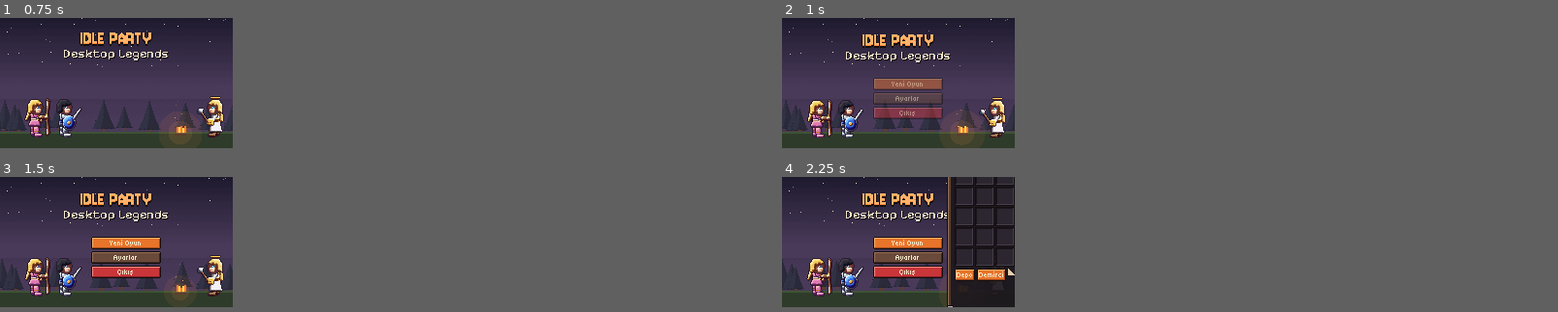
Above: before the commit, frames 1-4 (two rows, left to right).
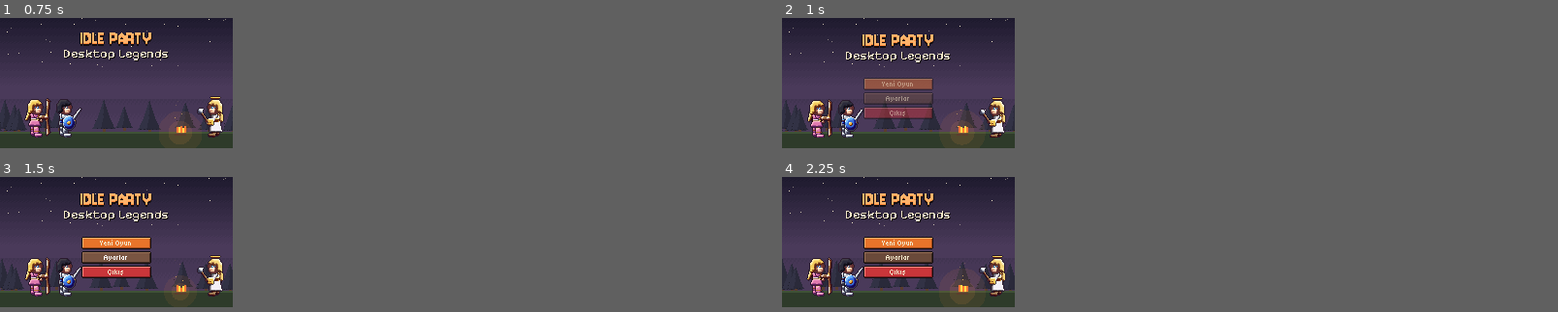
Above: after the commit, the same moments.

Repository: talhamert03/-dlegamepc
Game: Godot game, scene res://scenes/main/Main.tscn
The game is run twice, just before and just after one commit, with the same random seed, the same clock (stepped at 60 frames per second) and the same inputs.
Inputs (mouse positions are in pixels of both pictures, inside the frame that each line leads up to):
- Up to frame 1 (0.75 s): tap Enter at 0.5 s; drag from (116, 82) to (139, 54) at 0.52 s
- Up to frame 2 (1 s): no input
- Up to frame 3 (1.5 s): drag from (69, 248) to (108, 268) at 1.27 s
- Up to frame 4 (2.25 s): move the mouse to (921, 213) at 2.02 s; hold D from 2.03 s (still down); tap I at 2.1 s; click (921, 213) at 2.17 s

Frame 1 is identical in both runs. In frame 2, 0.9% of the frame differs, in the area x 10-21%, y 44-75%; in frame 3, 1.0%; in frame 4, 7.3%, in the area x 10-30%, y 0-97%.

Commit message:
Rework window system: larger auto scale, centered strip, draggable panels, click fixes
- Auto UI scale picks the largest integer that fits (1920x1080/1200 -> 3x)
- Strip centered above the taskbar; hero group centered above it, other panels
  have home spots and slide to the nearest free spot instead of stacking
- Panels drag from any empty area, snap to neighbours, stay on screen and return
  home when reopened (optional 'remember panel spots' setting)
- Panels/tooltip are opaque windows: transparent secondary windows can render
  invisible and click-through on Windows/OpenGL
- Native popup tooltips disabled (they swallowed the next click); tooltip_text is
  routed to our own passthrough tooltip window
- Title screen buttons centered, settings opens centered over it, quit saves
- Strip can be dragged with left or right mouse; positions re-applied after map

Co-Authored-By: Claude Opus 5.5 <noreply@anthropic.com>
Claude-Session: https://claude.ai/code/session_016obWfCY2NeWxgJyDtRKAFA

Diff:
--- a/game/data/strings.json
+++ b/game/data/strings.json
@@ -616,8 +616,8 @@
   "en": "Cost: {g} gold"
  },
  "reset_layout": {
-  "tr": "Panel düzenini sıfırla",
-  "en": "Reset panel layout"
+  "tr": "Pencere düzenini sıfırla",
+  "en": "Reset window layout"
  },
  "roster": {
   "tr": "Kahramanlar",
@@ -1194,5 +1194,9 @@
  "costume": {
   "tr": "Kostüm",
   "en": "Costume"
+ },
+ "set_remember_panels": {
+  "tr": "Panel yerini hatırla",
+  "en": "Remember panel spots"
  }
 }
--- a/game/project.godot
+++ b/game/project.godot
@@ -50,7 +50,9 @@
 
 [gui]
 
-timers/tooltip_delay_sec=0.25
+; native tooltips are popup windows that swallow the next click when panels are separate OS
+; windows, so they are disabled and WindowManager draws tooltip_text in its own passthrough window.
+timers/tooltip_delay_sec=100000.0
 
 [input]
 
--- a/game/scripts/core/settings.gd
+++ b/game/scripts/core/settings.gd
@@ -25,6 +25,7 @@
 	"show_bg": true,
 	"colorblind": false,
 	"panel_pos": {},
+	"remember_panels": false, # false: a reopened panel returns to its default spot
 	"tutorial_done": false,
 	"start_with_os": false,
 }
--- a/game/scripts/core/window_manager.gd
+++ b/game/scripts/core/window_manager.gd
@@ -2,6 +2,8 @@
 ## Owns the main strip window placement and all floating native panel windows.
 
 const STRIP_SIZE := Vector2i(480, 84)
+const MAX_PANEL_H := 250
+const GAP := 2   # logical pixels between panels / strip
 const PANELS := {
 	"stats": {"script": "res://scripts/ui/panels/stats_panel.gd", "size": Vector2i(170, 250), "title": "panel_stats"},
 	"hero": {"script": "res://scripts/ui/panels/hero_panel.gd", "size": Vector2i(176, 250), "title": "panel_hero"},
@@ -31,6 +33,7 @@
 var tray: Node = null
 var _focus_poll := 0.0
 var _any_focused := true
+var title_mode := false   # true while the title screen is shown
 
 
 func _ready() -> void:
@@ -48,38 +51,51 @@
 	w.borderless = true
 	w.transparent = true
 	place_strip()
+	# window managers may re-centre a window when it is first mapped: place it again once shown
+	get_tree().create_timer(0.15).timeout.connect(func():
+		if not title_mode:
+			place_strip())
 	_setup_tray()
 	_ensure_tooltip()
 
 
+## Largest integer scale where the strip fits ~80% of the screen width and a full-height panel fits
+## above it (pixel art stays crisp). 1920x1080/1200 -> 3x, 2560x1440 -> 4x, 1366x768 -> 2x.
 func compute_scale() -> int:
 	var s := int(Settings.get_v("scale", 0))
 	if s > 0:
 		return s
-	var scr := DisplayServer.window_get_current_screen()
-	var h: int = DisplayServer.screen_get_size(scr).y
-	if h >= 2000:
-		return 3
-	if h >= 900:
-		return 2
-	return 1
+	var usable: Rect2i = DisplayServer.screen_get_usable_rect(DisplayServer.window_get_current_screen())
+	var best := 1
+	for k in range(1, 7):
+		var fits_w: bool = STRIP_SIZE.x * k <= int(usable.size.x * 0.8)
+		var fits_h: bool = (STRIP_SIZE.y + MAX_PANEL_H + 6) * k <= usable.size.y
+		if fits_w and fits_h:
+			best = k
+	return best
 
 
 func place_strip() -> void:
 	var w := get_window()
-	var scr := DisplayServer.window_get_current_screen()
-	var usable: Rect2i = DisplayServer.screen_get_usable_rect(scr)
+	var usable: Rect2i = DisplayServer.screen_get_usable_rect(DisplayServer.window_get_current_screen())
 	var mode: String = Settings.get_v("strip_pos", "taskbar")
 	var sx: int = int(Settings.get_v("strip_x", -1))
 	var sy: int = int(Settings.get_v("strip_y", -1))
 	if mode == "free" and sx >= 0 and sy >= 0:
-		w.position = Vector2i(sx, sy)
-		return
-	var x := usable.position.x + usable.size.x - w.size.x - 24
+		w.position = clamp_to_screen(Vector2i(sx, sy), w.size)
+		return
+	# centered just above the taskbar (or at the top), never covering it
+	var x := usable.position.x + (usable.size.x - w.size.x) / 2
 	var y := usable.position.y + usable.size.y - w.size.y
 	if mode == "top":
 		y = usable.position.y
 	w.position = Vector2i(x, y)
+
+
+func clamp_to_screen(pos: Vector2i, sz: Vector2i) -> Vector2i:
+	var usable: Rect2i = DisplayServer.screen_get_usable_rect(DisplayServer.window_get_current_screen())
+	return Vector2i(clampi(pos.x, usable.position.x, max(usable.position.x, usable.end.x - sz.x)),
+		clampi(pos.y, usable.position.y, max(usable.position.y, usable.end.y - sz.y)))
 
 
 func strip_rect() -> Rect2i:
@@ -131,6 +147,7 @@
 func open_panel(id: String, index := -1, count := 1) -> PanelWindow:
 	if is_open(id):
 		var p: PanelWindow = panels[id]
+		p.move_to_foreground()
 		p.grab_focus()
 		return p
 	if not PANELS.has(id):
@@ -146,6 +163,12 @@
 	get_tree().root.add_child(p)
 	panels[id] = p
 	p.show()
+	p.move_to_foreground()
+	p.grab_focus()
+	var want := p.position
+	get_tree().create_timer(0.1).timeout.connect(func():
+		if is_instance_valid(p) and p.position != want and not p._dragging:
+			p.position = want)
 	AudioManager.play("ui_open", 0.05, 0.6)
 	EventBus.tutorial_step.emit("open_" + id)
 	return p
@@ -168,80 +191,144 @@
 			panels[id].refresh()
 
 
-func _default_pos(id: String, size_l: Vector2i, index: int, count: int) -> Vector2i:
-	var saved: Dictionary = Settings.get_v("panel_pos", {})
-	if saved.has(id):
-		var v: Array = saved[id]
-		return Vector2i(int(v[0]), int(v[1]))
+## Default home of every panel, in logical pixels relative to the strip's top-left corner (panels sit
+## above the strip, bottom-aligned). Groups open side by side; reopening a panel brings it back here.
+const HOME := {
+	# hero group, centred over the strip
+	"stats": "group", "hero": "group", "portrait": "group",
+	# right side, above the control panel
+	"inventory": "right", "world": "right", "growth": "center", "party": "right", "tavern": "right",
+	"pets": "right", "quests": "right", "codex": "center", "settings": "right", "dps": "left",
+	"away": "center", "ending": "center",
+	# workshop panels open next to the bag
+	"stash": "left_of:inventory", "blacksmith": "left_of:inventory",
+}
+
+
+func _default_pos(id: String, size_l: Vector2i, _index: int, _count: int) -> Vector2i:
+	if bool(Settings.get_v("remember_panels", false)):
+		var saved: Dictionary = Settings.get_v("panel_pos", {})
+		if saved.has(id):
+			var v: Array = saved[id]
+			return clamp_to_screen(Vector2i(int(v[0]), int(v[1])), size_l * ui_scale)
+	var sc := ui_scale
 	var s := strip_rect()
-	var w := size_l * ui_scale
-	var y := s.position.y - w.y - 4
-	if Settings.get_v("strip_pos", "taskbar") == "top":
-		y = s.position.y + s.size.y + 4
-	var x: int
-	if index >= 0 and count > 1:
-		var total := 0
-		for gid in GROUPS.values():
-			if gid.has(id):
-				for pid in gid:
-					total += PANELS[pid]["size"].x * ui_scale + 4
-				break
-		x = s.position.x + s.size.x - total
-		var off := 0
-		for gid in GROUPS.values():
-			if gid.has(id):
-				for pid in gid:
-					if pid == id:
-						break
-					off += PANELS[pid]["size"].x * ui_scale + 4
-				break
-		x += off
-	else:
-		# stack to the left of already open panels
-		x = s.position.x + s.size.x - w.x
-		for pid in panels:
-			if is_instance_valid(panels[pid]):
-				var pr: Window = panels[pid]
-				x = min(x, pr.position.x - w.x - 4)
+	var w := size_l * sc
+	var above: bool = Settings.get_v("strip_pos", "taskbar") != "top"
+	var y := s.position.y - w.y - GAP * sc if above else s.end.y + GAP * sc
+	var x := s.position.x + s.size.x - w.x
+	var home: String = HOME.get(id, "right")
+	if title_mode:
+		# the title screen is in the middle of the screen: show panels centred over it
+		var usable: Rect2i = DisplayServer.screen_get_usable_rect(DisplayServer.window_get_current_screen())
+		return clamp_to_screen(usable.position + (usable.size - w) / 2, w)
+	match home:
+		"group":
+			var ids: Array = GROUPS["hero"]
+			var total := 0
+			for pid in ids:
+				total += PANELS[pid]["size"].x * sc + GAP * sc
+			total -= GAP * sc
+			x = s.position.x + (s.size.x - total) / 2
+			for pid in ids:
+				if pid == id:
+					break
+				x += PANELS[pid]["size"].x * sc + GAP * sc
+		"right":
+			x = s.end.x - w.x
+		"left":
+			x = s.position.x
+		"center":
+			x = s.position.x + (s.size.x - w.x) / 2
+		_:
+			if home.begins_with("left_of:"):
+				var other: String = home.substr(8)
+				var ow: int = PANELS[other]["size"].x * sc
+				x = s.end.x - ow - GAP * sc - w.x
+	if home == "group":
+		return clamp_to_screen(Vector2i(x, y), w)
+	return _free_spot(id, Vector2i(x, y), w)
+
+
+## Nearest spot in the same row that doesn't cover another open panel (the portrait may be covered as
+## a last resort). Falls back to the home spot; the new panel is raised to the front either way.
+func _free_spot(id: String, home_pos: Vector2i, w: Vector2i) -> Vector2i:
 	var usable: Rect2i = DisplayServer.screen_get_usable_rect(DisplayServer.window_get_current_screen())
-	x = clamp(x, usable.position.x, usable.end.x - w.x)
-	y = clamp(y, usable.position.y, usable.end.y - w.y)
-	return Vector2i(x, y)
+	var g := GAP * ui_scale
+	var others: Array = []
+	for pid in panels:
+		if pid != id and is_open(pid) and panels[pid].visible:
+			others.append([pid, Rect2i(panels[pid].position, panels[pid].size)])
+	var xs: Array = [home_pos.x]
+	for o in others:
+		var r: Rect2i = o[1]
+		xs.append(r.end.x + g)
+		xs.append(r.position.x - g - w.x)
+	xs.sort_custom(func(a, b): return absi(a - home_pos.x) < absi(b - home_pos.x))
+	for skip_portrait in [false, true]:
+		for x in xs:
+			if x < usable.position.x or x + w.x > usable.end.x:
+				continue
+			var cand := Rect2i(Vector2i(x, home_pos.y), w)
+			var hit := false
+			for o in others:
+				if skip_portrait and o[0] == "portrait":
+					continue
+				if cand.intersects(o[1]):
+					hit = true
+					break
+			if not hit:
+				return clamp_to_screen(cand.position, w)
+	return clamp_to_screen(home_pos, w)
 
 
 func panel_moved(p: PanelWindow) -> void:
 	var saved: Dictionary = Settings.get_v("panel_pos", {}).duplicate()
 	saved[p.panel_id] = [p.position.x, p.position.y]
-	Settings.set_v("panel_pos", saved)
-
-
+	Settings.set_v("panel_pos", saved, false)
+
+
+## Magnetic edges: snaps to neighbouring panels / the strip when they line up, and stays on screen.
 func snap_position(p: Window, pos: Vector2i) -> Vector2i:
-	var snap := 10
+	var snap := 6 * ui_scale
+	var g := GAP * ui_scale
 	var rects: Array = [strip_rect()]
 	for id in panels:
 		var o: Window = panels[id]
-		if is_instance_valid(o) and o != p:
+		if is_instance_valid(o) and o != p and o.visible:
 			rects.append(Rect2i(o.position, o.size))
-	var r := Rect2i(pos, p.size)
+	var sz: Vector2i = p.size
 	for o: Rect2i in rects:
-		if abs(r.position.x - o.end.x) < snap:
-			pos.x = o.end.x + 2
-		elif abs(r.end.x - o.position.x) < snap:
-			pos.x = o.position.x - r.size.x - 2
-		if abs(r.end.y - o.position.y) < snap:
-			pos.y = o.position.y - r.size.y - 2
-		elif abs(r.position.y - o.end.y) < snap:
-			pos.y = o.end.y + 2
-		if abs(r.position.y - o.position.y) < snap:
+		var r := Rect2i(pos, sz)
+		var v_overlap: bool = r.position.y < o.end.y + snap and r.end.y > o.position.y - snap
+		var h_overlap: bool = r.position.x < o.end.x + snap and r.end.x > o.position.x - snap
+		if v_overlap:
+			if absi(r.position.x - o.end.x) < snap:
+				pos.x = o.end.x + g
+			elif absi(r.end.x - o.position.x) < snap:
+				pos.x = o.position.x - sz.x - g
+		if h_overlap:
+			if absi(r.end.y - o.position.y) < snap:
+				pos.y = o.position.y - sz.y - g
+			elif absi(r.position.y - o.end.y) < snap:
+				pos.y = o.end.y + g
+			if absi(r.position.x - o.position.x) < snap:
+				pos.x = o.position.x
+			elif absi(r.end.x - o.end.x) < snap:
+				pos.x = o.end.x - sz.x
+		if v_overlap and absi(r.position.y - o.position.y) < snap:
 			pos.y = o.position.y
-	return pos
+	return clamp_to_screen(pos, sz)
 
 
 func reset_layout() -> void:
 	Settings.set_v("panel_pos", {})
-	var ids: Array = panels.keys()
-	for id in ids:
-		close_panel(id)
+	Settings.set_v("strip_pos", "taskbar")
+	place_strip()
+	for id in panels.keys():
+		if is_open(id):
+			var p: PanelWindow = panels[id]
+			p.position = _default_pos(id, p.logical_size, -1, 1)
 
 
 # ------------------------------------------------------------------ tooltip window
@@ -267,8 +354,47 @@
 		tooltip.hide_tip()
 
 
+# ------------------------------------------------------------------ tooltip router
+var _tip_ctrl: Control = null
+var _tip_t := 0.0
+var _tip_text := ""
+var _tip_shown := false
+
+
+## Finds the control under the mouse in any of our windows and shows its tooltip_text after a short delay.
+func _route_tooltips(delta: float) -> void:
+	var hovered: Control = null
+	var vps: Array = [get_window()]
+	for id in panels:
+		if is_instance_valid(panels[id]):
+			vps.append(panels[id])
+	for vp: Viewport in vps:
+		var c := vp.gui_get_hovered_control()
+		if c != null and c.is_visible_in_tree():
+			hovered = c
+			break
+	var text := ""
+	if hovered != null:
+		text = hovered.get_tooltip(hovered.get_local_mouse_position())
+	if hovered != _tip_ctrl or text != _tip_text:
+		_tip_ctrl = hovered
+		_tip_text = text
+		_tip_t = 0.0
+		if _tip_shown:
+			_tip_shown = false
+			hide_tooltip()
+		return
+	if text == "" or _tip_shown:
+		return
+	_tip_t += delta
+	if _tip_t >= 0.3:
+		_tip_shown = true
+		show_text_tooltip(text)
+
+
 # ------------------------------------------------------------------ focus / fps / hotkeys
 func _process(delta: float) -> void:
+	_route_tooltips(delta)
 	_focus_poll += delta
 	if _focus_poll < 0.3:
 		return
--- a/game/scripts/ui/main.gd
+++ b/game/scripts/ui/main.gd
@@ -53,6 +53,7 @@
 
 func _run_title() -> void:
 	var w := get_window()
+	WindowManager.title_mode = true
 	strip.visible = false
 	cpanel.visible = false
 	for b in _round.values():
@@ -62,6 +63,7 @@
 	w.size = TitleScreen.SIZE * sc
 	var scr: Rect2i = DisplayServer.screen_get_usable_rect(DisplayServer.window_get_current_screen())
 	w.position = scr.position + (scr.size - w.size) / 2
+	get_tree().create_timer(0.15).timeout.connect(func(): w.position = scr.position + (scr.size - w.size) / 2)
 	var t := TitleScreen.new()
 	add_child(t)
 	if OS.get_cmdline_user_args().has("--screenshot"):
@@ -73,6 +75,8 @@
 		t._finish()
 	else:
 		await t.finished
+	WindowManager.title_mode = false
+	WindowManager.close_panel("settings")
 	# shrink & slide into the strip position
 	var target_size := WindowManager.STRIP_SIZE * sc
 	w.content_scale_size = WindowManager.STRIP_SIZE
@@ -153,22 +157,31 @@
 func _unhandled_input(ev: InputEvent) -> void:
 	if ev is InputEventKey and ev.pressed and not ev.echo:
 		WindowManager.handle_hotkey(ev)
-	# drag the strip with the middle or right mouse button on empty battle area
-	if ev is InputEventMouseButton and ev.button_index == MOUSE_BUTTON_RIGHT:
+	# drag the strip: left or right mouse on any empty part of the battlefield
+	if ev is InputEventMouseButton and (ev.button_index == MOUSE_BUTTON_LEFT or ev.button_index == MOUSE_BUTTON_RIGHT):
 		if ev.pressed:
 			_drag = true
+			_drag_moved = false
 			_drag_off = DisplayServer.mouse_get_position() - get_window().position
-		else:
+			_drag_start = DisplayServer.mouse_get_position()
+		elif _drag:
 			_drag = false
-			Settings.set_v("strip_pos", "free")
-			Settings.set_v("strip_x", get_window().position.x)
-			Settings.set_v("strip_y", get_window().position.y)
+			if _drag_moved:
+				Settings.set_v("strip_pos", "free")
+				Settings.set_v("strip_x", get_window().position.x)
+				Settings.set_v("strip_y", get_window().position.y)
 	if ev is InputEventMouseMotion and _drag:
-		get_window().position = DisplayServer.mouse_get_position() - _drag_off
+		var m := DisplayServer.mouse_get_position()
+		if not _drag_moved and (m - _drag_start).length() < 4:
+			return
+		_drag_moved = true
+		get_window().position = WindowManager.clamp_to_screen(m - _drag_off, get_window().size)
 
 
 var _drag := false
+var _drag_moved := false
 var _drag_off := Vector2i.ZERO
+var _drag_start := Vector2i.ZERO
 
 
 # ------------------------------------------------------------------ automated screenshots (CI / docs)
--- a/game/scripts/ui/panel_window.gd
+++ b/game/scripts/ui/panel_window.gd
@@ -16,9 +16,11 @@
 
 
 func _init() -> void:
+	# Opaque on purpose: per-pixel transparent secondary windows are unreliable on Windows + OpenGL
+	# (they can render invisible and click-through), so panels draw their own solid background.
 	borderless = true
-	transparent = true
-	transparent_bg = true
+	transparent = false
+	transparent_bg = false
 	unresizable = true
 	always_on_top = true
 	wrap_controls = false
@@ -42,17 +44,25 @@
 	root = Control.new()
 	root.size = logical_size
 	root.theme = UITheme.theme
+	# any click that no button/slot consumes bubbles up here and drags the window
+	root.mouse_filter = Control.MOUSE_FILTER_STOP
+	root.gui_input.connect(_on_drag_input)
 	add_child(root)
+	var bg := ColorRect.new()
+	bg.color = Color("#140E10")
+	bg.size = Vector2(logical_size)
+	bg.mouse_filter = Control.MOUSE_FILTER_IGNORE
+	root.add_child(bg)
 	var frame := UITheme.nine("panel", 8)
 	frame.size = Vector2(logical_size.x, logical_size.y - 5)
 	frame.position = Vector2(0, 5)
+	frame.mouse_filter = Control.MOUSE_FILTER_IGNORE
 	root.add_child(frame)
-	# drag area (whole top band)
+	# title band: always a drag handle, shows the move cursor
 	var drag := Control.new()
 	drag.position = Vector2(0, 0)
-	drag.size = Vector2(logical_size.x - 16, 16)
-	drag.mouse_filter = Control.MOUSE_FILTER_STOP
-	drag.gui_input.connect(_on_drag_input)
+	drag.size = Vector2(logical_size.x - 16, 18)
+	drag.mouse_filter = Control.MOUSE_FILTER_PASS
 	drag.mouse_default_cursor_shape = Control.CURSOR_MOVE
 	root.add_child(drag)
 	# title plaque
@@ -61,6 +71,7 @@
 	var tw: float = max(60.0, UITheme.font_title.get_string_size(title_text, HORIZONTAL_ALIGNMENT_LEFT, -1, 13).x + 20.0)
 	plaque.size = Vector2(tw, 16)
 	plaque.position = Vector2(round((logical_size.x - tw) / 2.0), 0)
+	plaque.mouse_filter = Control.MOUSE_FILTER_IGNORE
 	root.add_child(plaque)
 	_title_label.position = plaque.position + Vector2(0, -1)
 	_title_label.size = Vector2(tw, 16)
@@ -86,6 +97,7 @@
 	x.scale = Vector2(1, 1)
 	root.add_child(x)
 	content = Control.new()
+	content.mouse_filter = Control.MOUSE_FILTER_PASS
 	content.position = Vector2(8, 19)
 	content.size = Vector2(logical_size.x - 16, logical_size.y - 27)
 	root.add_child(content)
@@ -135,6 +147,13 @@
 		position = WindowManager.snap_position(self, DisplayServer.mouse_get_position() - _drag_offset)
 
 
+func _notification(what: int) -> void:
+	# a released button outside the window (fast drags) must still end the drag
+	if what == NOTIFICATION_WM_MOUSE_EXIT and _dragging and not Input.is_mouse_button_pressed(MOUSE_BUTTON_LEFT):
+		_dragging = false
+		WindowManager.panel_moved(self)
+
+
 func _unhandled_input(ev: InputEvent) -> void:
 	if ev is InputEventKey and ev.pressed and not ev.echo:
 		if ev.keycode == KEY_ESCAPE:
--- a/game/scripts/ui/panels/settings_panel.gd
+++ b/game/scripts/ui/panels/settings_panel.gd
@@ -31,10 +31,11 @@
 	match tab:
 		0:
 			_choice("set_lang", "lang", ["tr", "en"], ["Türkçe", "English"])
-			_choice("set_scale", "scale", [0, 1, 2, 3, 4], [DataDB.t("auto"), "1x", "2x", "3x", "4x"], func(v): WindowManager.set_scale(int(v)))
+			_choice("set_scale", "scale", [0, 2, 3, 4, 5], [DataDB.t("auto"), "2x", "3x", "4x", "5x"], func(v): WindowManager.set_scale(int(v)))
 			_choice("set_strip_pos", "strip_pos", ["taskbar", "top", "free"], [DataDB.t("pos_taskbar"), DataDB.t("pos_top"), DataDB.t("pos_free")],
 				func(_v): WindowManager.place_strip())
 			_toggle("set_on_top", "always_on_top", func(v): WindowManager.set_always_on_top(v))
+			_toggle("set_remember_panels", "remember_panels")
 			_choice("set_fps_idle", "fps_idle", [5, 10, 15, 30], ["5", "10", "15", "30"])
 			_choice("set_fps_focus", "fps_focus", [30, 60, 144], ["30", "60", "144"])
 			_choice("set_dmg_numbers", "dmg_numbers", [0, 1, 2], [DataDB.t("off"), DataDB.t("crits"), DataDB.t("all")])
--- a/game/scripts/ui/title_screen.gd
+++ b/game/scripts/ui/title_screen.gd
@@ -44,11 +44,11 @@
 		add_child(s)
 		_heroes.append(s)
 	_buttons = W.vbox(2)
-	_buttons.position = Vector2(94, 62)
+	_buttons.position = Vector2(84, 62)
 	add_child(_buttons)
 	_buttons.add_child(UITheme.button(DataDB.t("title_new"), "orange", _start_intro, Vector2(72, 13)))
 	_buttons.add_child(UITheme.button(DataDB.t("title_settings"), "brown", func(): WindowManager.toggle_panel("settings"), Vector2(72, 13)))
-	_buttons.add_child(UITheme.button(DataDB.t("tray_quit"), "red", func(): get_tree().quit(), Vector2(72, 13)))
+	_buttons.add_child(UITheme.button(DataDB.t("tray_quit"), "red", func(): WindowManager.quit_game(), Vector2(72, 13)))
 	_buttons.modulate.a = 0.0
 	_text = UITheme.label("", UITheme.C_TEXT, 13, UITheme.font_title)
 	_text.position = Vector2(10, 92)
--- a/game/scripts/ui/tooltip_window.gd
+++ b/game/scripts/ui/tooltip_window.gd
@@ -9,8 +9,8 @@
 
 func _init() -> void:
 	borderless = true
-	transparent = true
-	transparent_bg = true
+	transparent = false
+	transparent_bg = false
 	unfocusable = true
 	always_on_top = true
 	unresizable = true
Not shown, changed: docs/DECISIONS.md
